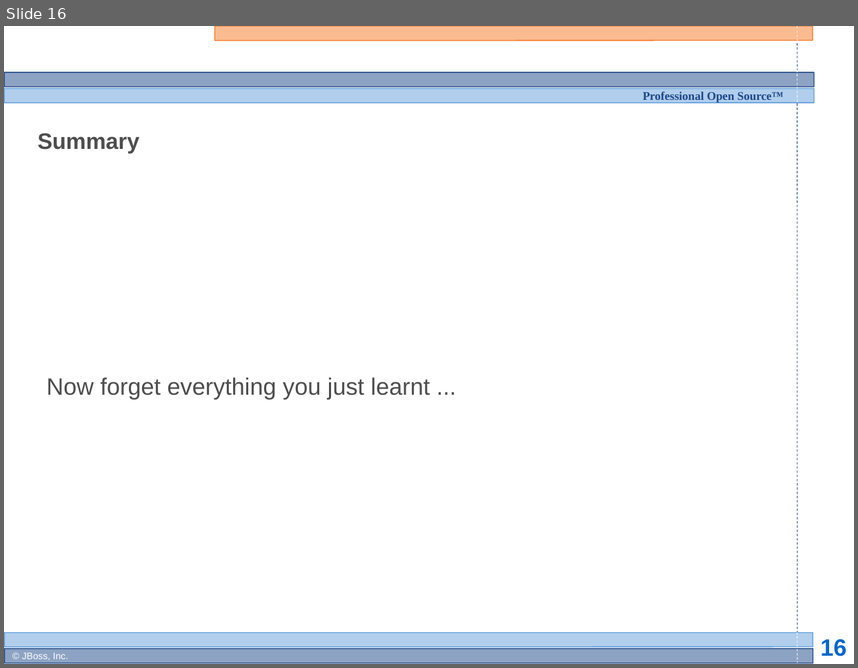
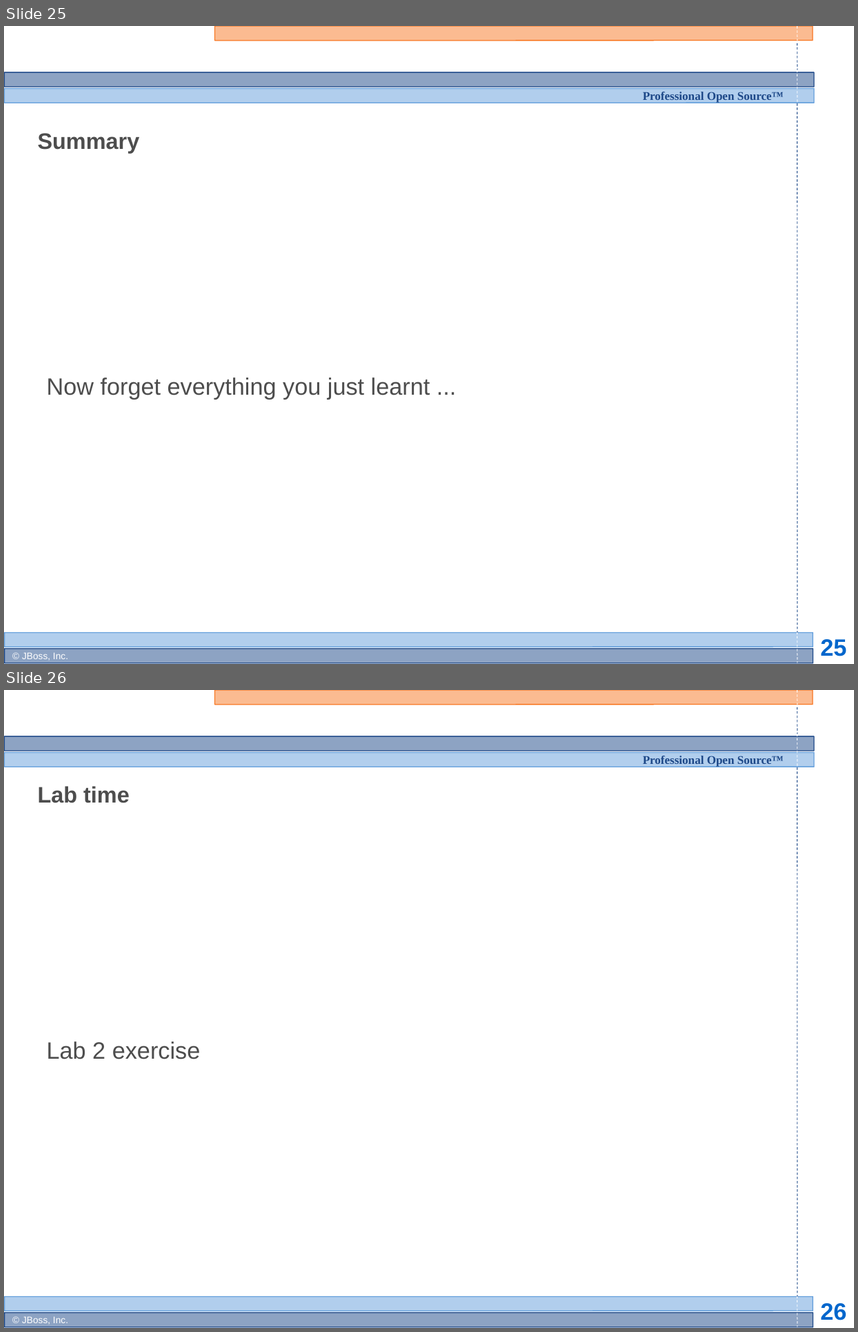
Before and after one commit to bobmcwhirter/drools, a slide deck: documentation/training/developers-course/Module 4 - Rule Engine Concepts 2.odp. Shown one above the other, each under a label of ours: slide 16 before the commit, slides 25 and 26 after it. The pictures are 858x668 and 858x1332 pixels, drawn with LibreOffice and Linux fonts; fonts in the diff are those of the drawing; background and template pictures are left out. Boxes give left, top, right and bottom in pixels: in the first picture for what was removed or moved away, otherwise in the second. Text is boxed around its words. In the diff, an @@ line names an element or a change of style, - is before the commit and + after.

```diff
--- a/documentation/training/developers-course/Module 4 - Rule Engine Concepts 2.odp
+++ b/documentation/training/developers-course/Module 4 - Rule Engine Concepts 2.odp
@@ slide 26 added at bbox=[4, 690, 854, 1328], background #FFFFFF; not listed: 13 template elements that a slide beside it also shows @@
@@ title added at bbox=[38, 786, 130, 803], 19 pt, text #4D4D4D, bold @@
+Lab time
@@ subtitle added at bbox=[47, 1041, 201, 1059], 20 pt, text #4D4D4D @@
+Lab 2 exercise
@@ what was slide 16 is now slide 25 @@
@@ page number at bbox=[820, 639, 846, 656]: text changed @@
-16
+25
```
Also in this commit, not shown: 9 other slides added, 1 other file.
